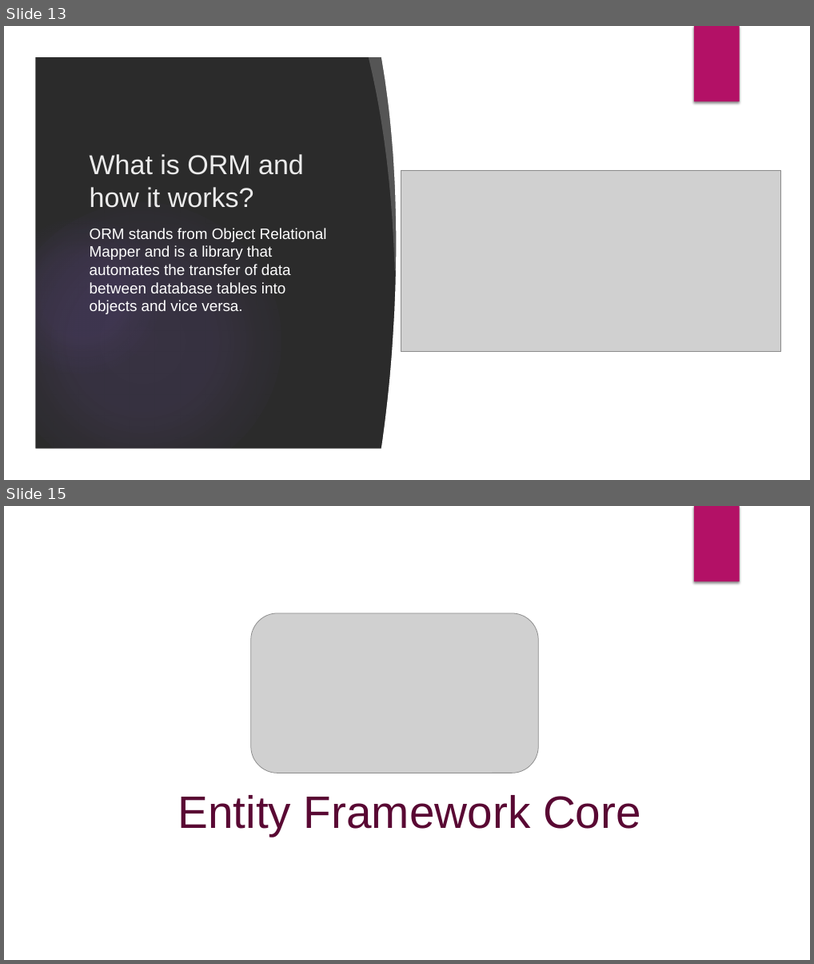
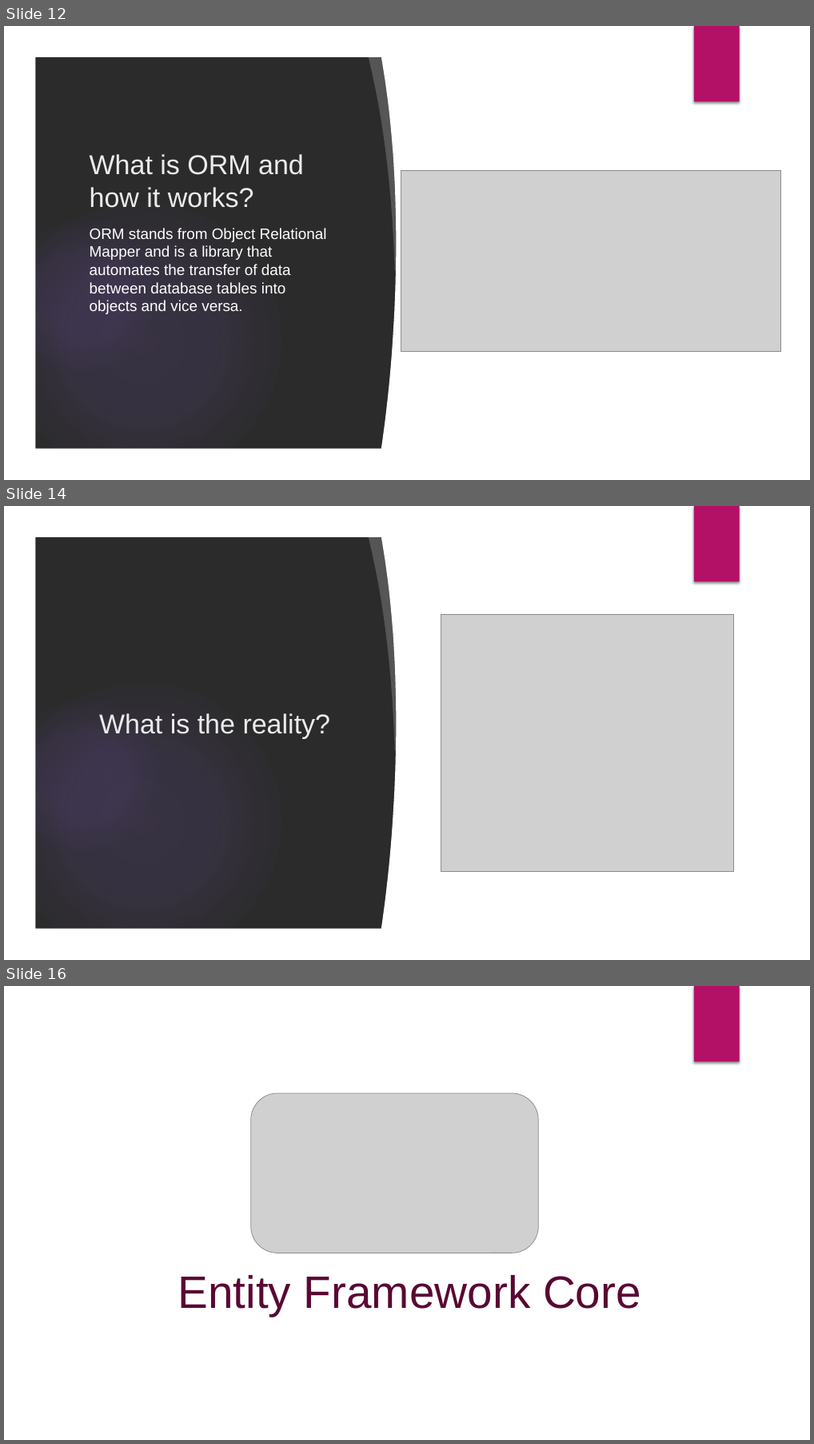
Before and after one commit to velizar92/TSK_Presentations, a slide deck: Databases_and_EntityFrameworkCore.pptx. Shown one above the other, each under a label of ours: slides 13 and 15 before the commit, slides 12, 14 and 16 after it; the slides between them are not shown. The pictures are 814x964 and 814x1444 pixels, drawn with LibreOffice and Linux fonts; fonts in the diff are those of the drawing; grey boxes stand for pictures; background and template pictures are left out; a plain dark background stands for a picture behind light text. Boxes give left, top, right and bottom in pixels: in the first picture for what was removed or moved away, otherwise in the second. Text is boxed around its words. In the diff, an @@ line names an element or a change of style, - is before the commit and + after.

```diff
--- a/Databases_and_EntityFrameworkCore.pptx
+++ b/Databases_and_EntityFrameworkCore.pptx
@@ slide 14 added at [4, 506, 810, 960], background picture (left out); not listed: 9 template elements that a slide beside it also shows @@
@@ picture added at [441, 614, 734, 871] @@
@@ title added at [99, 713, 331, 739], 32.4 pt, text #EBEBEB @@
+What is the reality?
@@ what was slide 13 is now slide 12 @@
@@ what was slide 15 is now slide 16 @@
```
Also in this commit, not shown: 3 slides changed, 1 other slide added, 1 slide removed.
